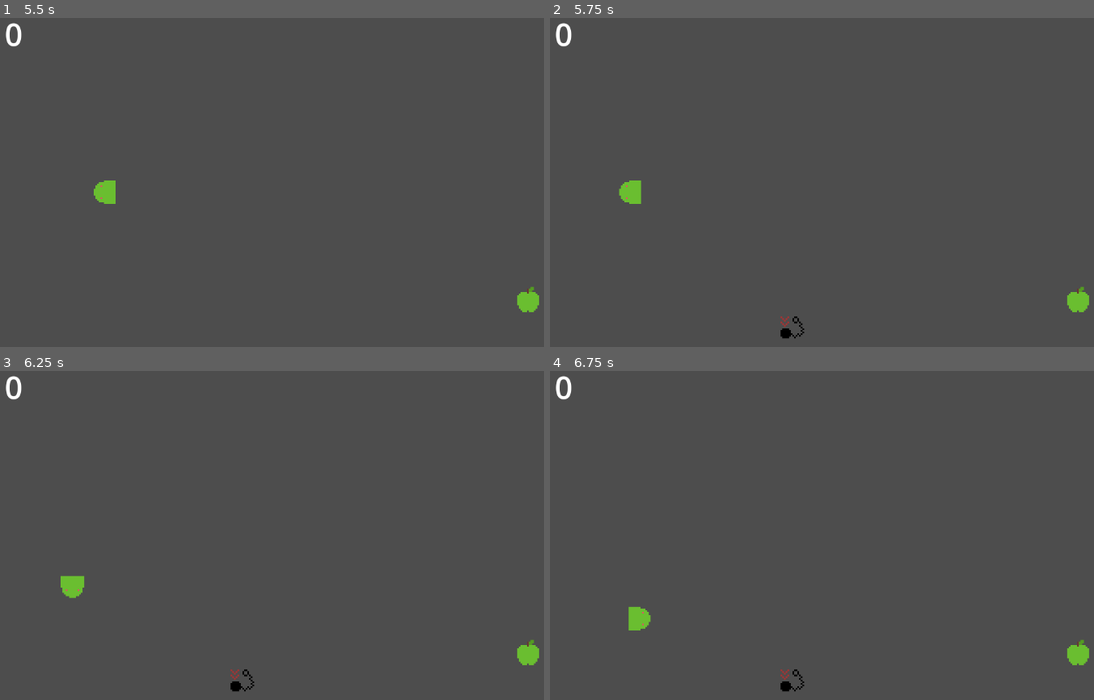
Above: before the commit, frames 1-4 (two rows, left to right).
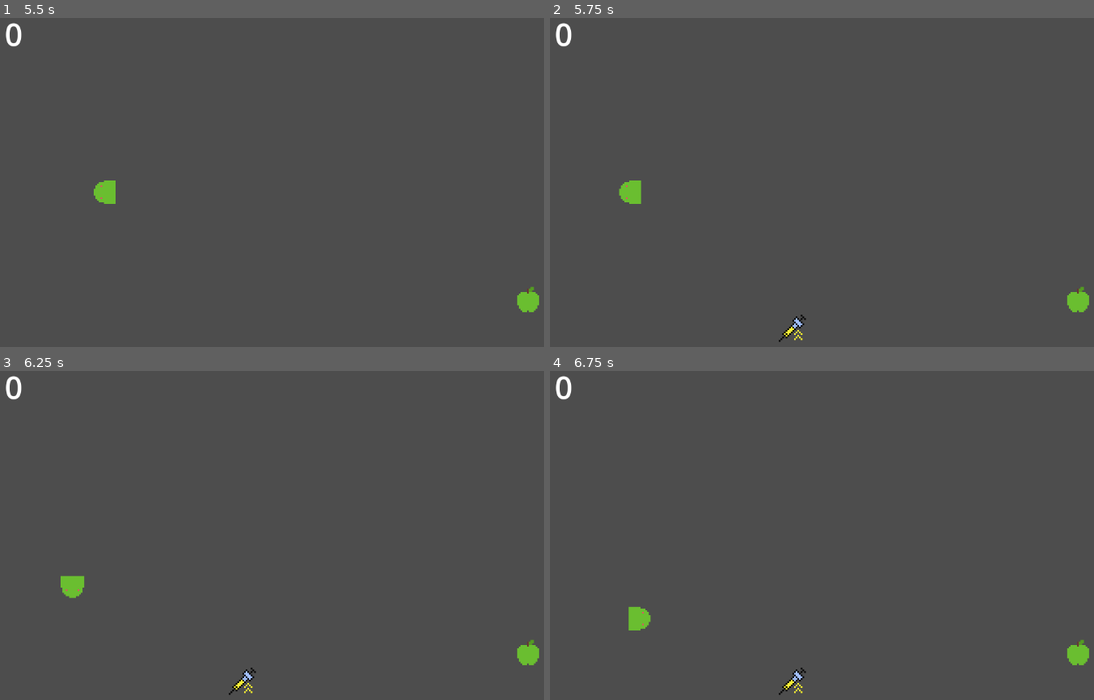
Above: after the commit, the same moments.

Repository: hollisma/snek-godot
Game: Godot game, scene res://scenes/main.tscn
The game is run twice, just before and just after one commit, with the same random seed, the same clock (stepped at 60 frames per second) and the same inputs.
Inputs:
- Up to frame 1 (5.5 s): click "Start" at 0.5 s; hold D (move_right) 1.28-2.03 s; tap 1 (dev 1) at 1.35, 2.1, 3.05, 3.6, 4.35, 5.3 s; hold S (move_down) 2.03-2.78 s; hold D (move_right) 2.78-3.53 s; tap 2 (dev 2) at 2.85, 5.1 s; hold W (move_up) 3.53-4.28 s; hold A (move_left) from 4.28 s (still down)
- Up to frame 2 (5.75 s): keep holding A (move_left)
- Up to frame 3 (6.25 s): release A (move_left) at 5.78 s; hold S (move_down) from 5.78 s (still down); tap 1 (dev 1) at 5.85 s
- Up to frame 4 (6.75 s): release S (move_down) at 6.53 s; hold D (move_right) from 6.53 s (still down); tap 1 (dev 1) at 6.6 s

Frame 1 is identical in both runs. In frame 2, 0.2% of the frame differs, in the area x 42-48%, y 90-99%; in frame 3, 0.2%; in frame 4, 0.2%.

Commit message:
added more songs

Diff:
--- a/scenes/main.tscn
+++ b/scenes/main.tscn
@@ -15,6 +15,9 @@
 [ext_resource type="PackedScene" uid="uid://8aesp52ka4qr" path="res://scenes/scissors_power.tscn" id="10_jkv2x"]
 [ext_resource type="AudioStream" uid="uid://c81nx20io7ayq" path="res://music/Arpeggio with beats.ogg" id="11_trceg"]
 [ext_resource type="Script" uid="uid://d2nt2neteuy7u" path="res://scripts/theme_manager.gd" id="14_a8y0u"]
+[ext_resource type="AudioStream" uid="uid://cgaor38wy3xt3" path="res://music/Spooky Castle.ogg" id="15_dp3eg"]
+[ext_resource type="AudioStream" uid="uid://dhn8o55uwpjpu" path="res://music/Nostalgia.ogg" id="16_0ld40"]
+[ext_resource type="AudioStream" uid="uid://bq6sr4v26kt0s" path="res://music/Punk Battle.ogg" id="17_gqmmt"]
 
 [node name="Main" type="Node"]
 script = ExtResource("1_0wfyh")
@@ -38,7 +41,7 @@
 
 [node name="MusicManager" type="Node" parent="."]
 script = ExtResource("8_tipki")
-songs = Array[AudioStream]([ExtResource("9_ya4ey"), ExtResource("10_eb6dy"), ExtResource("11_trceg")])
+songs = Array[AudioStream]([ExtResource("9_ya4ey"), ExtResource("10_eb6dy"), ExtResource("11_trceg"), ExtResource("15_dp3eg"), ExtResource("16_0ld40"), ExtResource("17_gqmmt")])
 
 [node name="MusicPlayer" type="AudioStreamPlayer" parent="MusicManager"]
 
--- a/scripts/music_manager.gd
+++ b/scripts/music_manager.gd
@@ -17,15 +17,15 @@
 	music_player.stream = current_track
 	music_player.play()
 
-func play_song(song: AudioStream):
+func play_random_song():
+	var new_song = current_track
+	while new_song == current_track:
+		new_song = songs.pick_random()
+	_play_song(new_song)
+
+func _play_song(song: AudioStream):
 	if song != current_track:
 		song.loop = true
 		current_track = song
 		music_player.stream = current_track
 		music_player.play()
-
-func play_random_song():
-	var new_song = current_track
-	while new_song == current_track:
-		new_song = songs.pick_random()
-	play_song(new_song)
--- a/scripts/music_power.gd
+++ b/scripts/music_power.gd
@@ -1,6 +1,6 @@
 extends Powerup
 
-const FREQUENCY: int = 1
+const FREQUENCY: int = 10
 
 func apply_effect_to_music(music_manager):
 	music_manager.play_random_song()
Not shown: 1 places in scenes/main.tscn that only renumber resources
Not shown, added: music/Nostalgia.ogg
Not shown, added: music/Punk Battle.ogg
Not shown, added: music/Spooky Castle.ogg
